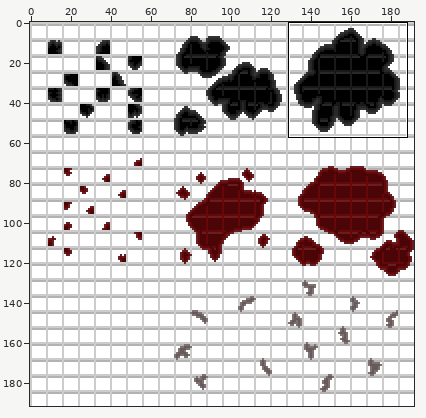
Sprite sheet -- sprites/S_Tile_Laboratoire/layers/6b897156-a2a9-48e7-89ca-d05ed69f72d8/cdf994e5-816b-4aaf-ae8b-13774ad3669f.png. The first picture is a wide view before the edit; the outline marks the close-up.
Close-up. First the earlier version:
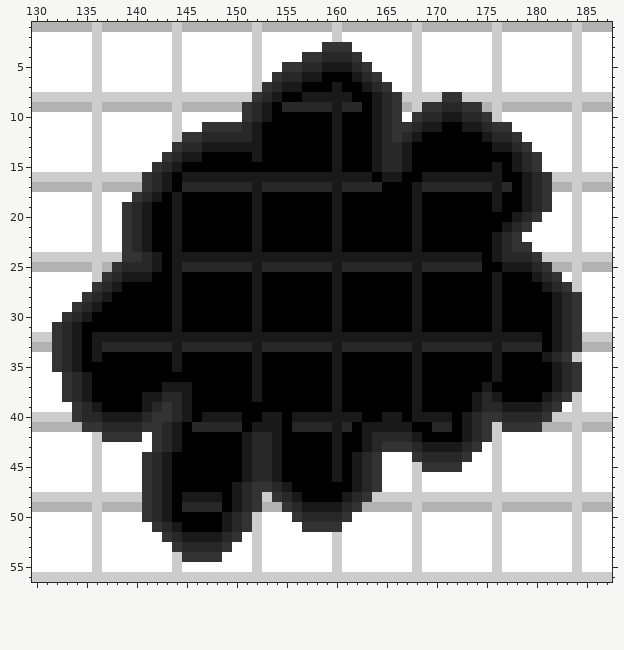
The file is 192x192 pixels. Shown: x 130..187, y 1..56. The commit also changed other parts of the picture, which this record leaves out.
Now the later version:
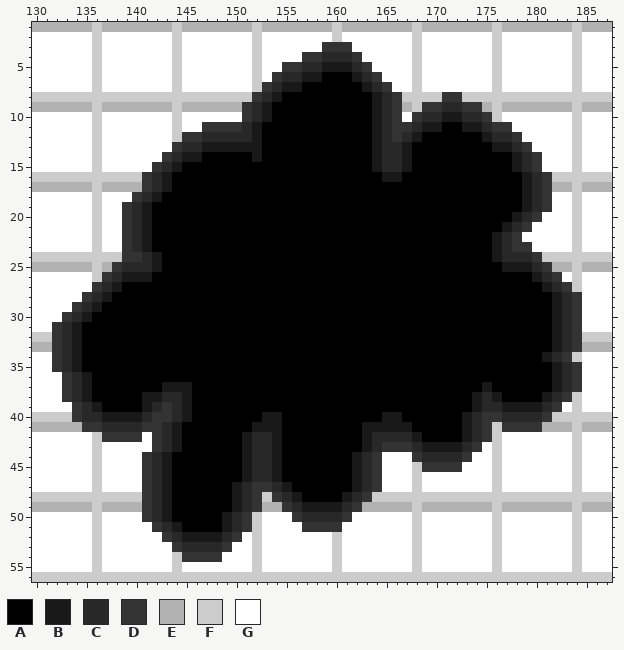
Palette (. is transparent): A #000000  B #191919  C #282828  D #333333  E #b2b2b2  F #cccccc  G #ffffff
Diff:
Colour B gives way to colour A in row 7 at x 160; in row 8 at x 157 to 161; in rows 9 to 14 at x 160; in row 15 at x 160 and 176; in row 16 at x 145 to 163 and 169 to 176; in row 17 at x 152, 160, 168 and 176.
Colour B gives way to colour A in rows 18 to 19 at x 144, 152, 160, 168 and 176; in rows 20 to 23 at x 144, 152, 160 and 168; in row 24 at x 144 to 174; in row 25 at x 144, 152, 160 and 168; in rows 26 to 31 at x 144, 152, 160, 168 and 176; in row 32 at x 136 to 180.
Colour B gives way to colour A in rows 33 to 34 at x 136, 144, 152, 160, 168 and 176; in row 35 at x 144, 152, 160, 168 and 176; in row 36 at x 152, 160, 168 and 176; in rows 37 to 38 at x 152, 160 and 168; in row 39 at x 160 and 168; in row 40 at x 147 to 150, 156 to 162 and 168 to 171.
Colour B gives way to colour A in rows 41 to 46 at x 160; in row 48 at x 145 to 148.
Colour C gives way to colour A in row 9 at x 155 to 159 and 161 to 162; in row 17 at x 145 to 151, 153 to 159, 161 to 164, 169 to 175 and 177; in row 25 at x 145 to 151, 153 to 159, 161 to 167 and 169 to 174; in row 33 at x 137 to 143, 145 to 151, 153 to 159, 161 to 167, 169 to 175 and 177 to 180; in row 41 at x 146 to 150, 156 to 159, 161 and 170 to 171; in row 49 at x 145 to 148.
Boxes around the changes in both close-ups, in picture pixels (x1, y1, x2, y2):
changed: (92, 82, 542, 482)
changed: (182, 492, 222, 512)
